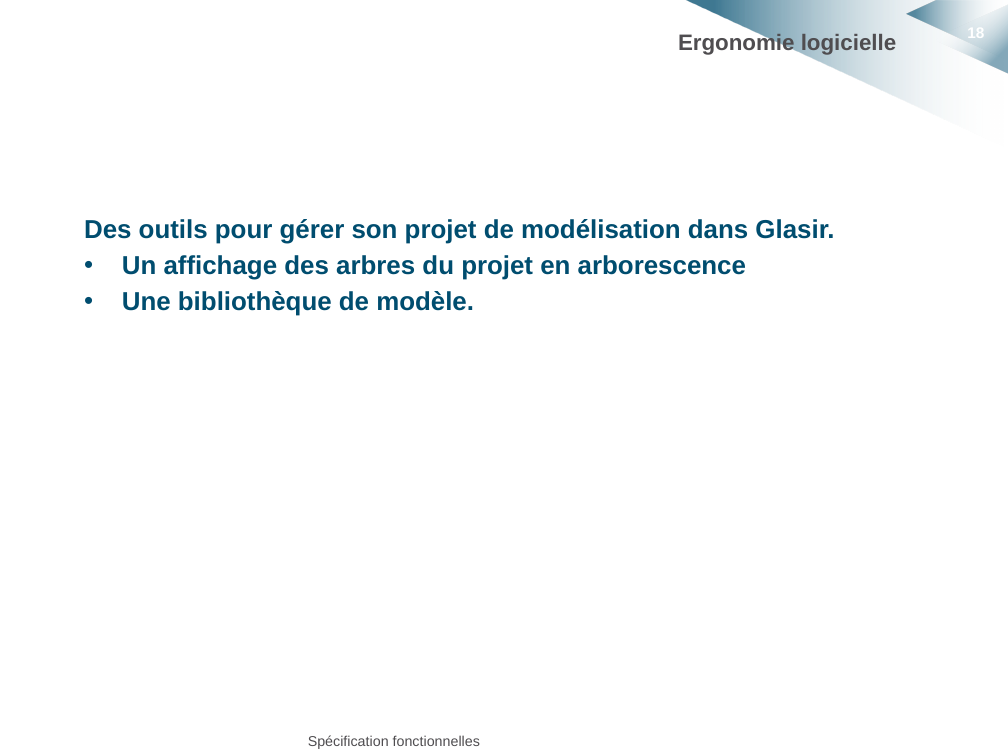
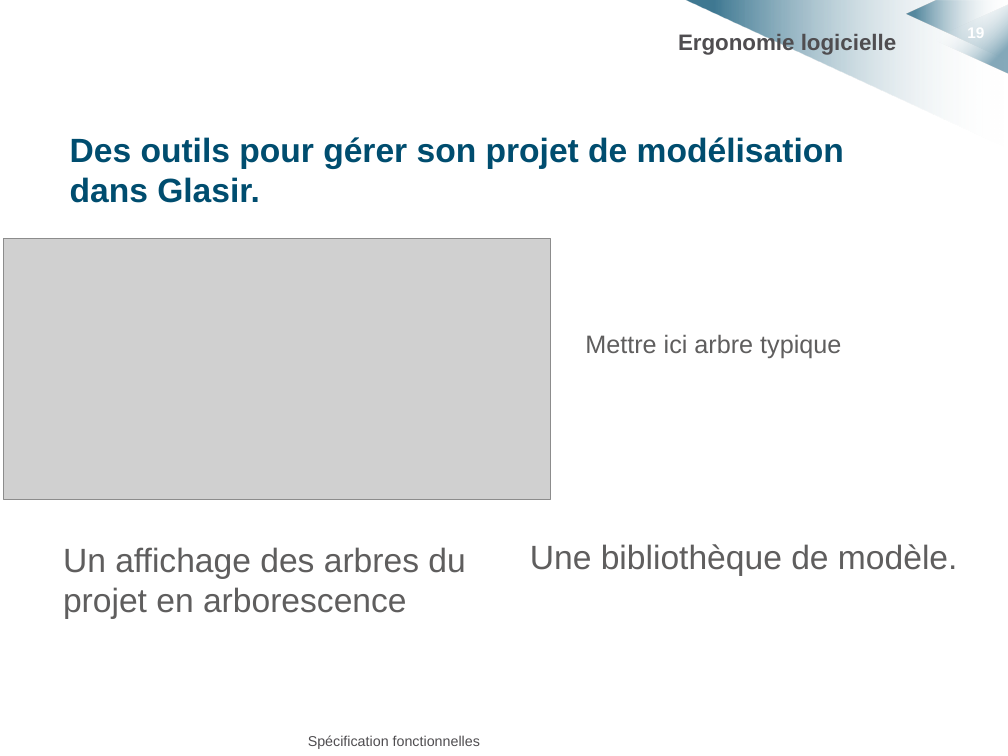
Before and after one commit to HKervadec/korrigolo, a slide deck: slide 19 of soutenances/projet_decembre/soutenance_projet_decembre.pptx (slide 18 before the commit). Drawn at 1008x756 pixels with LibreOffice and Linux fonts; fonts in the diff are those of the drawing; grey boxes stand for pictures; background and template pictures are left out. Boxes give left, top, right and bottom in pixels: in the first picture for what was removed or moved away, otherwise in the second. Text is boxed around its words. In the diff, an @@ line names an element or a change of style, - is before the commit and + after.

```diff
--- a/soutenances/projet_decembre/soutenance_projet_decembre.pptx
+++ b/soutenances/projet_decembre/soutenance_projet_decembre.pptx
@@ text "Des outils pour gérer son ..." moved from (x1=84, y1=219, x2=834, y2=316) to (x1=70, y1=137, x2=844, y2=203) @@
@@ text "Des outils pour gérer son ..." at (x1=70, y1=137, x2=844, y2=203): size 18.5 to 24 pt; more space between paragraphs @@
@@ picture added at (x1=4, y1=239, x2=550, y2=499) @@
@@ text at (x1=122, y1=255, x2=746, y2=316): paragraphs removed @@
-• Un affichage des arbres du projet en arborescence
-• Une bibliothèque de modèle.
@@ text added at (x1=585, y1=334, x2=841, y2=358), 18 pt, text #5F5E5E @@
+Mettre ici arbre typique
@@ text added at (x1=63, y1=547, x2=465, y2=619), 24 pt, text #5F5E5E @@
+Un affichage des arbres du projet en arborescence
@@ text added at (x1=530, y1=544, x2=958, y2=576), 24 pt, text #5F5E5E @@
+Une bibliothèque de modèle.
```
Also in this commit, not shown: 15 other slides changed, 6 slides added, 4 slides removed, 3 other files.
